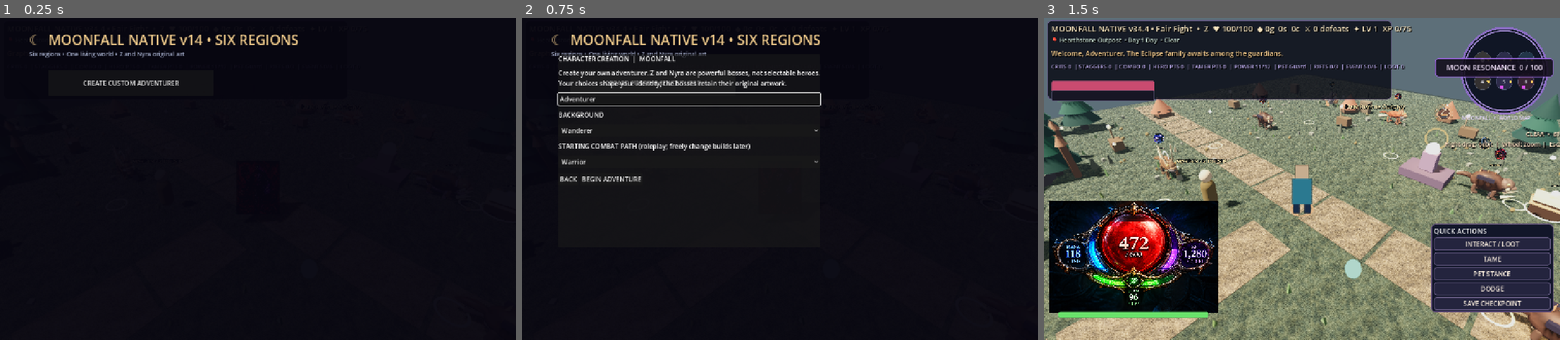
Above: before the commit, frames 1-3 (left to right).
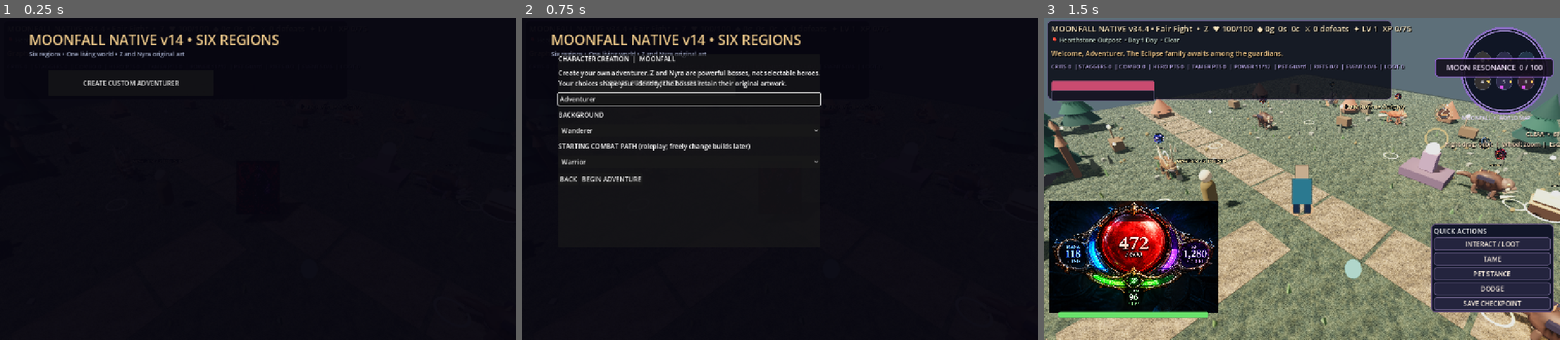
Above: after the commit, the same moments.

Repository: ericgantor-cyber/Moonfall
Game: Godot game, scene res://scenes/main.tscn
Two runs of this game, one before a commit and one after it. Both use one fixed random seed, a clock stepped at 60 frames per second and the inputs below.
Inputs:
- Up to frame 1 (0.25 s): no input
- Up to frame 2 (0.75 s): click "CREATE CUSTOM ADVENTURER" at 0.5 s
- Up to frame 3 (1.5 s): click "BEGIN ADVENTURE" at 1.25 s

The runs differ from the first frame. In frame 1, 1.2% of the frame differs, in the area x 5-58%, y 5-9%; in frame 2, 1.2%; in frame 3, nothing differs.

Commit message:
Remove crescent-night icon from Moonfall interface heading

Diff:
--- a/godot-v38/scripts/main.gd
+++ b/godot-v38/scripts/main.gd
@@ -393,7 +393,7 @@
 	veil.color = Color(0.025, 0.02, 0.06, 0.96)
 	panel.add_child(veil)
 	var heading := _ui_label(panel, Vector2(72, 30), 34, Color("e9c587"))
-	heading.text = "☾  " + title
+	heading.text = "" + title
 	var note := _ui_label(panel, Vector2(72, 78), 15, Color("a1aac7"))
 	note.text = "Native isometric Witchwood vertical slice • Original character art • Godot 4"
 	return panel
